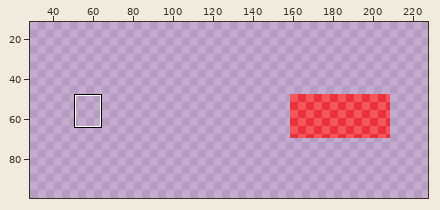
Edited in one commit: pixel-art file (Chef War/Assets/Sprites.aseprite). The picture above shows the old version from afar; the outline marks the close-up.
Close-up. Old version:
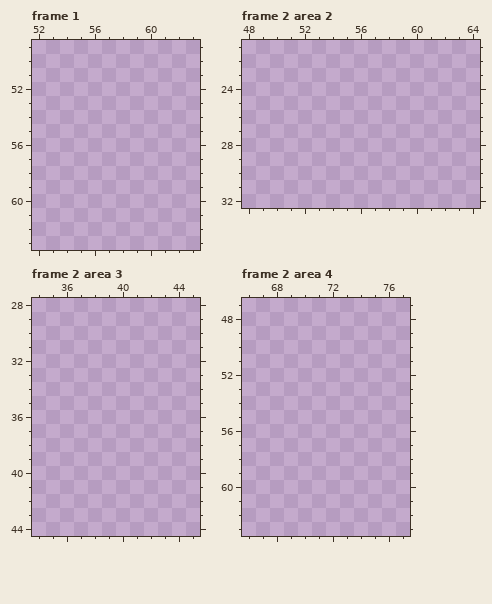
242x105 pixels, 4 frames. Colours within 5 levels of each other are drawn and written as one. Shown: frame 1: x 52..63, y 49..63; frame 2 area 2: x 48..64, y 21..32; frame 2 area 3: x 34..45, y 28..44; frame 2 area 4: x 66..77, y 47..63. The wide view leaves out empty margins. The commit also changed other frames or places, which this record leaves out.
After:
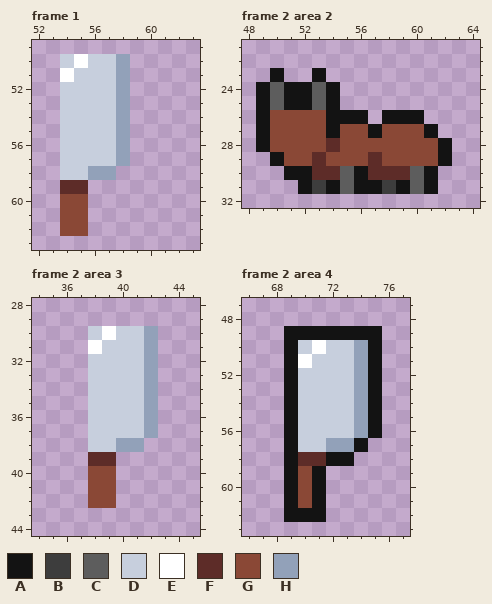
Palette (. is transparent): A #131313  B #3d3d3d  C #5d5d5d  D #c7cfdd  E #ffffff  F #5d2c28  G #8a4836  H #92a1b9
The exact change:
layer "Layer1" now shown
Changed rows in their new state; - is an unchanged pixel.
Frame 1, layer "Layer1":
first column x 54:
50 DEDDH
51 EDDDH
52 DDDDH
53 DDDDH
54 DDDDH
55 DDDDH
56 DDDDH
57 DDDDH
58 DDHH-
59 FF---
60 GG---
61 GG---
62 GG---
Frame 2 area 2, layer "Layer1":
first column x 49:
23 -A--A---------
24 ACAACA--------
25 ACAACA--------
26 AGGGGAAA-AAA--
27 AGGGGAGGAGGGA-
28 AGGGGFGGGGGGGA
29 -AGGFGGGFGGGGA
30 --AAFFCAFFFCA-
31 ---ABACAABACA-
Frame 2 area 3, layer "Layer1":
first column x 38:
30 DEDDH
31 EDDDH
32 DDDDH
33 DDDDH
34 DDDDH
35 DDDDH
36 DDDDH
37 DDDDH
38 DDHH-
39 FF---
40 GG---
41 GG---
42 GG---
Frame 2 area 4, layer "Layer1":
first column x 69:
49 AAAAAAA
50 ADEDDHA
51 AEDDDHA
52 ADDDDHA
53 ADDDDHA
54 ADDDDHA
55 ADDDDHA
56 ADDDDHA
57 ADDHHA-
58 AFFAA--
59 AGA----
60 AGA----
61 AGA----
62 AAA----
